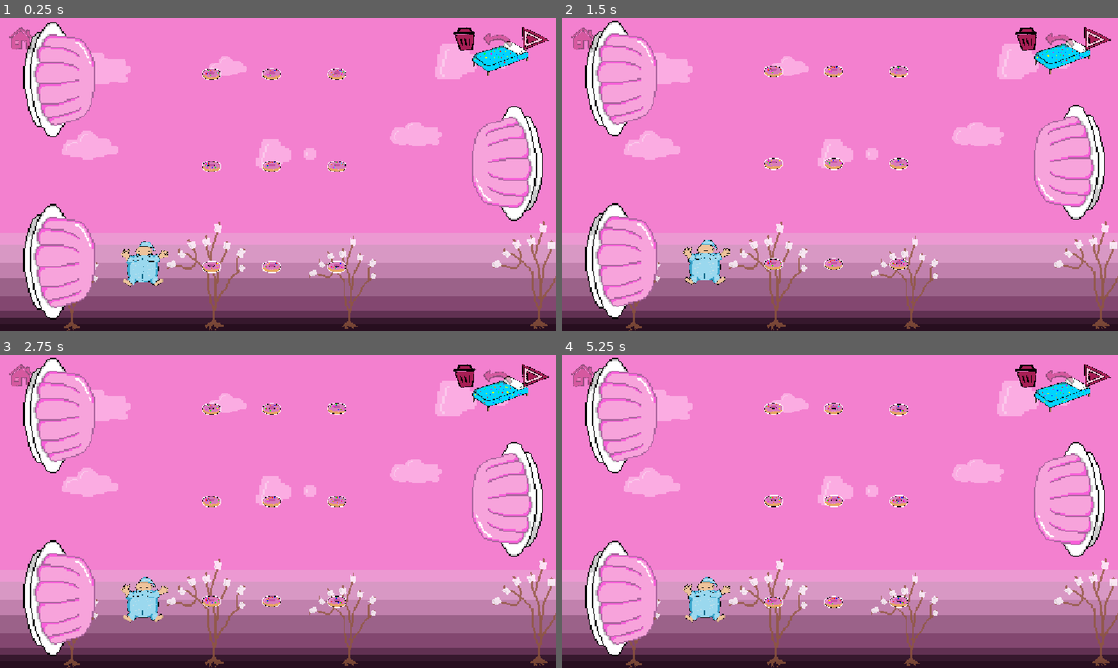
Above: before the commit, frames 1-4 (two rows, left to right).
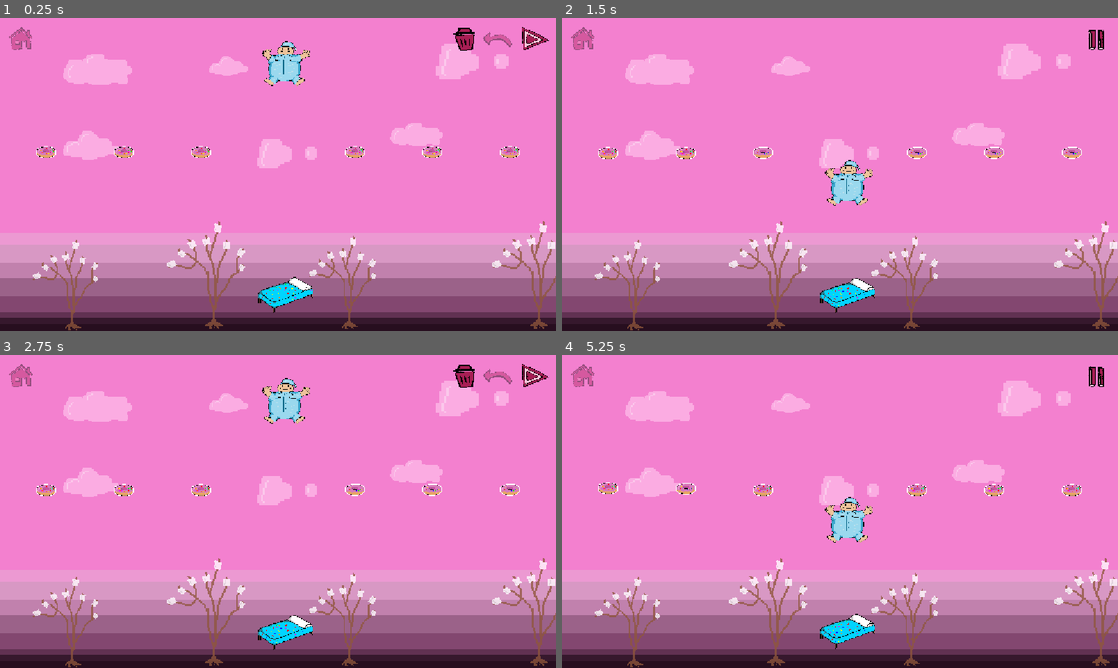
Above: after the commit, the same moments.

Repository: ivaivaiva1/desenhar_fofo
Game: Godot game, scene res://Scenes/level_manager.tscn
Same seed, same stepped clock (60 frames per second), same inputs: the game is played once before the commit and once after it.
Inputs (mouse positions are in pixels of both pictures, inside the frame that each line leads up to):
- Up to frame 1 (0.25 s): no input
- Up to frame 2 (1.5 s): tap Enter at 0.5 s; click (840, 174) at 0.67 s; tap Space (ui_accept) at 0.77 s; move the mouse to (728, 190) at 1.27 s; click (728, 190) at 1.42 s
- Up to frame 3 (2.75 s): tap Space (ui_accept) at 1.52 s; move the mouse to (333, 442) at 2.02 s; click (333, 442) at 2.17 s
- Up to frame 4 (5.25 s): move the mouse to (812, 574) at 2.77 s; click (812, 574) at 2.92 s; tap Space (ui_accept) at 3.02, 3.77, 4.52 s; move the mouse to (1006, 558) at 3.52 s; click (1006, 558) at 3.67 s; move the mouse to (673, 464) at 4.27 s; click (673, 464) at 4.42 s; move the mouse to (867, 511) at 5.02 s; click (867, 511) at 5.17 s

The runs differ from the first frame. In frame 1, 15% of the frame differs, in the area x 0-100%, y 1-100%; in frame 2, 15%, in the area x 0-100%, y 0-100%; in frame 3, 15%; in frame 4, 15%.

Commit message:
fix: line physics

Diff:
--- a/Levels/Candy/level14_candy.tscn
+++ b/Levels/Candy/level14_candy.tscn
@@ -6,7 +6,6 @@
 [ext_resource type="PackedScene" uid="uid://m64lbytajtml" path="res://Scenes/Entitys/cama.tscn" id="4_bcrut"]
 [ext_resource type="PackedScene" uid="uid://cumvxyqe4xg4r" path="res://Scenes/food.tscn" id="5_m6blr"]
 [ext_resource type="PackedScene" uid="uid://c8rqtnxypgm2q" path="res://Scenes/Entitys/pudim.tscn" id="6_4ieov"]
-[ext_resource type="PackedScene" uid="uid://bjcrlaayj6gw" path="res://Scenes/GameCore/ui.tscn" id="7_okf0e"]
 
 [node name="level" type="Node2D" unique_id=1864007018]
 script = ExtResource("1_wsjyj")
@@ -46,5 +45,3 @@
 [node name="Pudim" parent="collectables_controller" unique_id=1431602877 instance=ExtResource("6_4ieov")]
 position = Vector2(576, 434)
 pudim_force = 400.0
-
-[node name="UI" parent="." unique_id=653901674 instance=ExtResource("7_okf0e")]
--- a/Scenes/Entitys/cama.tscn
+++ b/Scenes/Entitys/cama.tscn
@@ -22,6 +22,6 @@
 [node name="floating" type="Node2D" parent="." unique_id=1240163059 node_paths=PackedStringArray("floating_object")]
 script = ExtResource("2_yx27d")
 floating_object = NodePath("../Sprite")
-float_duration = 1.5
+float_duration = 0.5
 
 [connection signal="area_entered" from="Area2D" to="." method="_on_area_2d_area_entered"]
--- a/Scenes/Entitys/pudim.tscn
+++ b/Scenes/Entitys/pudim.tscn
@@ -35,4 +35,4 @@
 script = ExtResource("4_h3n23")
 floating_object = NodePath("../sprites_container")
 float_height = 2.5
-float_duration = 1.5
+float_duration = 0.5
--- a/Scenes/food.tscn
+++ b/Scenes/food.tscn
@@ -28,6 +28,6 @@
 script = ExtResource("3_me652")
 floating_object = NodePath("../Sprite")
 float_height = 7.0
-float_duration = 1.5
+float_duration = 0.5
 
 [connection signal="area_entered" from="Area2D" to="." method="_on_area_2d_area_entered"]
--- a/Scenes/level_manager.tscn
+++ b/Scenes/level_manager.tscn
@@ -14,7 +14,7 @@
 [node name="load_level" type="Node2D" parent="." unique_id=306488323]
 unique_name_in_owner = true
 script = ExtResource("2_ghtn7")
-level = 16
+level = 10
 
 [node name="line_controller" parent="." unique_id=679656892 instance=ExtResource("3_pakjl")]
 unique_name_in_owner = true
--- a/Scenes/player_spawner.tscn
+++ b/Scenes/player_spawner.tscn
@@ -16,4 +16,4 @@
 script = ExtResource("2_o4mbg")
 floating_object = NodePath("../Sprite")
 float_height = 4.0
-float_duration = 1.5
+float_duration = 0.5
--- a/Scripts/GameCore/line_controller.gd
+++ b/Scripts/GameCore/line_controller.gd
@@ -48,9 +48,8 @@
 	if !is_drawing:
 		return
 
-	var mouse_pos := get_global_mouse_position()
 	var last_point: Vector2 = current_line.source_points[-1]
-	var result: Dictionary = get_last_valid_point(last_point, mouse_pos)
+	var result: Dictionary = get_last_valid_point(last_point, get_global_mouse_position())
 
 	if result["blocked"]:
 		var last_valid_point = result["point"]
@@ -58,7 +57,7 @@
 		finish_line()
 		return
 
-	add_point(mouse_pos)
+	add_point(get_global_mouse_position())
 
 
 func get_last_valid_point(from: Vector2, to: Vector2) -> Dictionary:
--- a/project.godot
+++ b/project.godot
@@ -51,7 +51,7 @@
 }
 ui_cancel={
 "deadzone": 0.5,
-"events": [Object(InputEventKey,"resource_local_to_scene":fa …(140 unchanged characters)… d":false,"keycode":0,"physical_keycode":80,"key_label":0,"unicode":112,"location":0,"echo":false,"script":null)
+"events": [Object(InputEventKey,"resource_local_to_scene":fa …(140 unchanged characters)… d":false,"keycode":0,"physical_keycode":77,"key_label":0,"unicode":109,"location":0,"echo":false,"script":null)
 ]
 }
 
@@ -63,3 +63,5 @@
 
 textures/canvas_textures/default_texture_filter=0
 rendering_device/driver.windows="d3d12"
+2d/snap/snap_2d_transforms_to_pixel=true
+2d/snap/snap_2d_vertices_to_pixel=true
Not shown, changed: Sounds/Music/Mundo dos doces - Normal.mp3.import
Not shown, changed: export_presets.cfg
